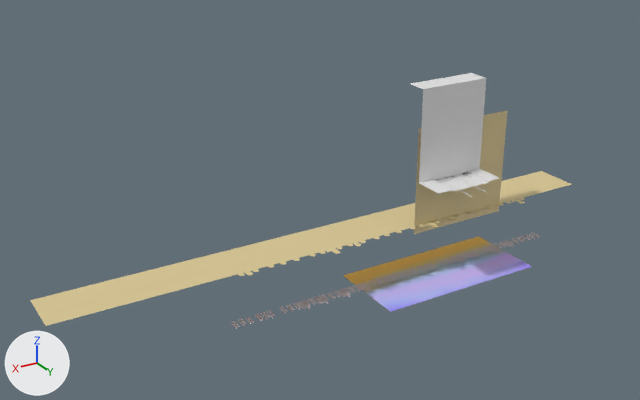
The Blender file art/assets.blend as it was, and as the next commit left it.
Rendered twice from a 50 mm camera at (1002.0, 1147.0, 588.0) aimed at (282.0, -52.0, -12.0). Arrows for +X, +Y and +Z are at lower left; the lights stay in place.

The older version as bpy lines, for what is in view:
```python
mat_distanthouses = principled_material('DistantHouses')
mat_distanthouses.base_color = (0.723, 0.591, 0.301)  # beige #ddca95
me_plane_003 = bpy.data.meshes.new('Plane.003')
me_plane_003.from_pydata(...)  # 4 vertices, 1 face; spans x -147.0..177.0, y -74.0..79.0, z 0.0
me_plane_003.materials.append(mat_skybox)  # picture img_skybox_diffuse
ob_level1skybox = bpy.data.objects.new('Level1Skybox', me_plane_003)
ob_level1skybox.location = (43.89, 0.401, -183.8)
ob_level_1 = bpy.data.objects.new('Level 1', None)
ob_level_1.location = (0.0, 0.0, 0.0)
ob_level_1.instance_type = 'COLLECTION'
ob_level_1.instance_collection = col_level_1
```
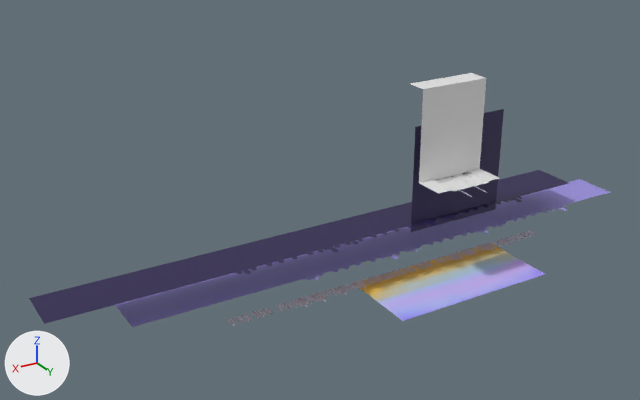
Where the newer file only moved an object's origin or applied its transform, the numbers keep the older frame.

Changed parts and their boxes (x1, y1, x2, y2) in the pictures (640 x 400 px; the box of a moved part takes in the faces that stretch with it):
'Level 1', reshaped, recoloured, moved (beige to blue): before (30, 73, 572, 329); after (29, 73, 609, 327)
part 1 of me_plane_004, moved or reshaped: before (30, 171, 572, 326); after (29, 170, 569, 324)

What the commit changed:
Material 'DistantHouses' (mat_distanthouses) changes colour from beige #ddca95 to dark blue #2a1f50; in linear values from (0.723, 0.591, 0.301) to (0.0232, 0.0137, 0.0802).
Material 'DistantHousesMiddle' (mat_distanthousesmiddle) is new.
Its base color is (0.319, 0.275, 0.723) (blue #998fdd).
me_plane_004 has 199 vertices, 70 faces and spans x -65.0..138.0, y -18.0..4.0, z -1.0..0.0.
me_plane_004 is used by ob_distantbuildingslayer1; location (56.89, 1.205, -81.0); scale (5.17, 5.17, 5.17).
me_plane_004 part 1: the whole mesh is moved by (0.0, -1.0, 0.0).
Mesh me_plane_007 is new.
It has 199 vertices, 70 faces and spans x -335.0..715.0, y -93.0..18.0, z -3.0..-1.0.
It uses material mat_distanthousesmiddle (blue #998fdd).
col_level_1 (col_level_1) gains the line: col_level_1.objects.link(ob_distantbuildingslayer1_001)
Object 'Level1Skybox' (ob_level1skybox) moves from (43.89, 0.401, -183.8) to (43.89, 35.78, -183.8).
Object 'DistantBuildingsLayer1.001' (ob_distantbuildingslayer1_001) is new; it shows me_plane_007.
Its location is (-73.9, -11.42, -130.6).
